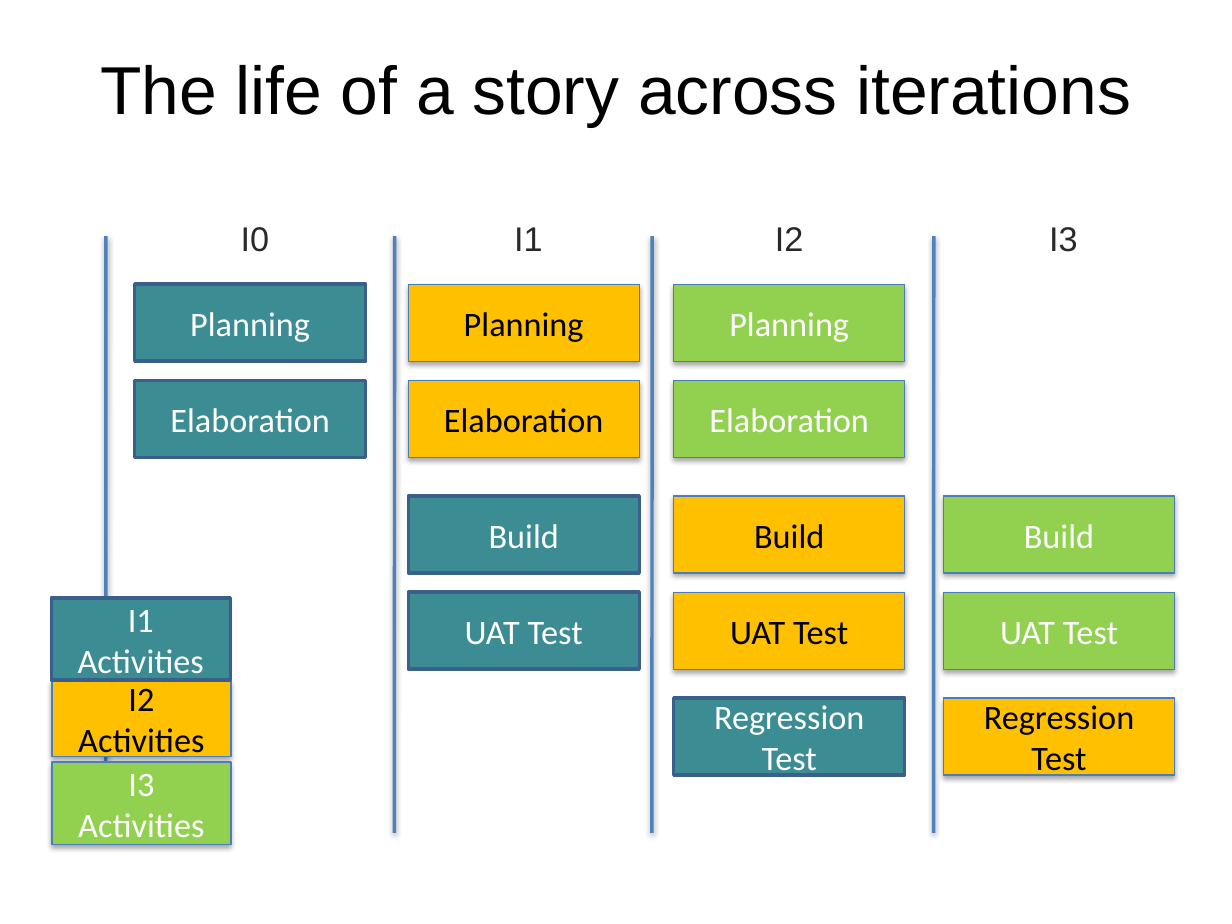
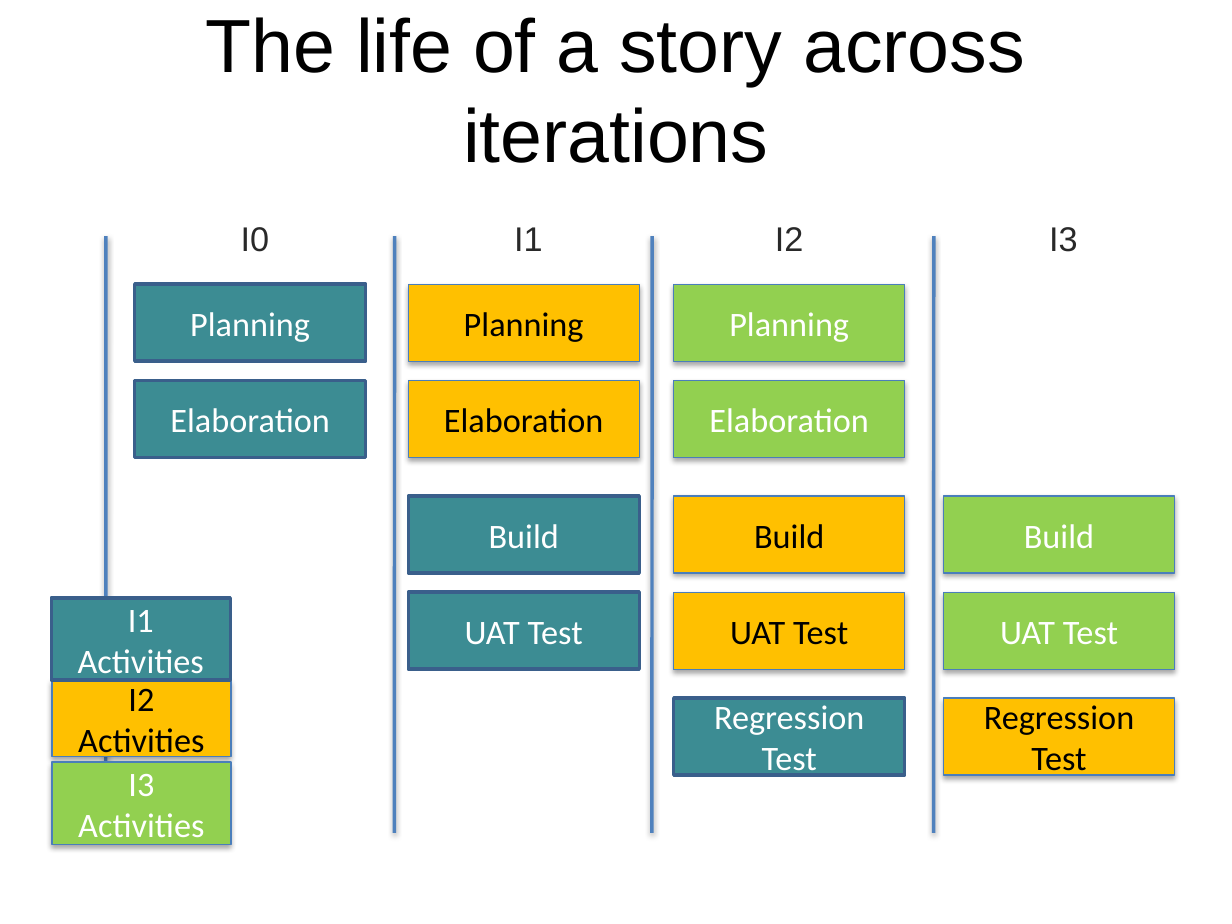
Before and after one commit to ThoughtWorksInc/TWTraining, a slide deck: slide 12 of Agile Business Analysis/06-Iteration Level Analysis.pptx. Drawn at 1232x924 pixels with LibreOffice and Linux fonts; fonts in the diff are those of the drawing; background and template pictures are left out. Boxes give left, top, right and bottom in pixels: in the first picture for what was removed or moved away, otherwise in the second. Text is boxed around its words. In the diff, an @@ line names an element or a change of style, - is before the commit and + after.

```diff
--- a/Agile Business Analysis/06-Iteration Level Analysis.pptx
+++ b/Agile Business Analysis/06-Iteration Level Analysis.pptx
@@ title "The life of a story ..." at [206,17,1025,163]: size 39.6 to 44 pt @@
```
Also in this commit, not shown: 4 other slides changed, 9 other files.
